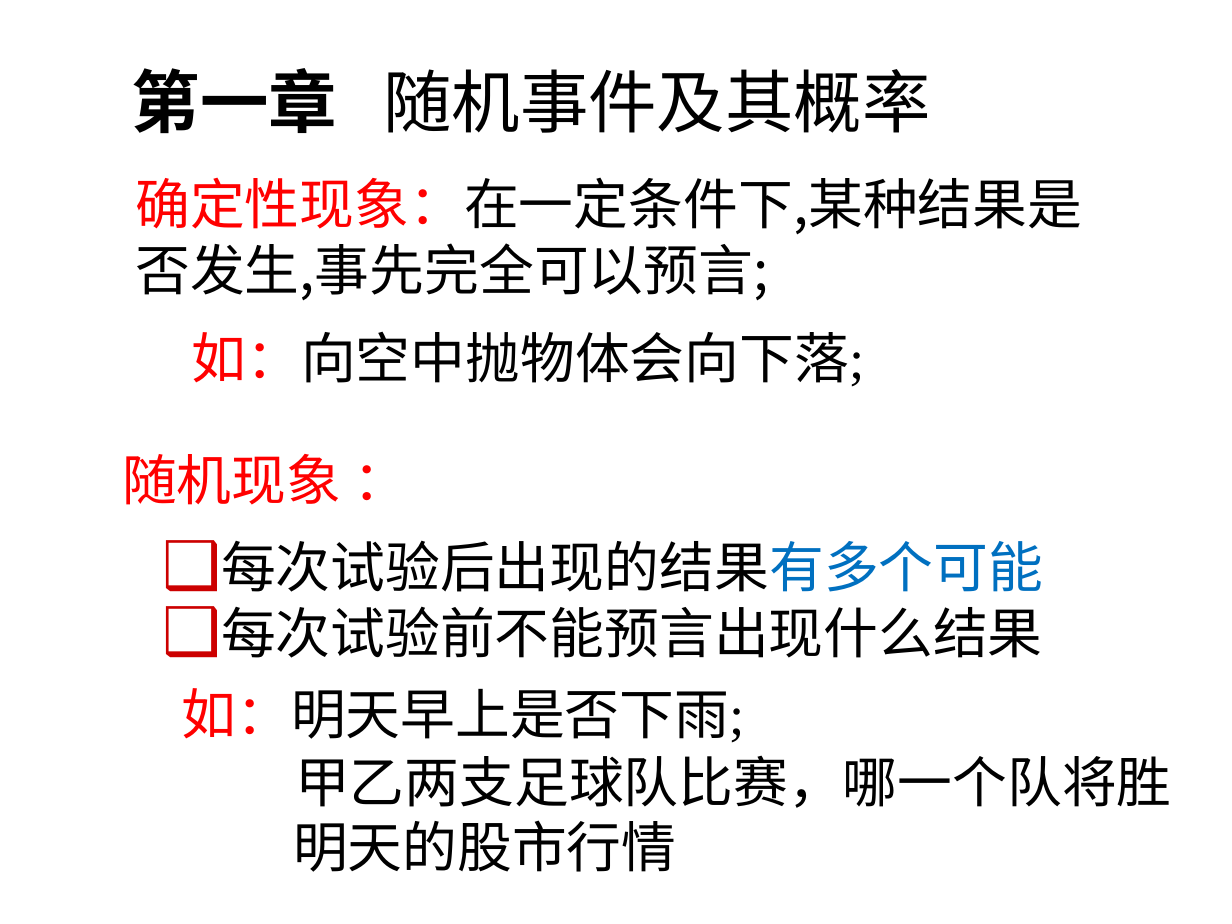
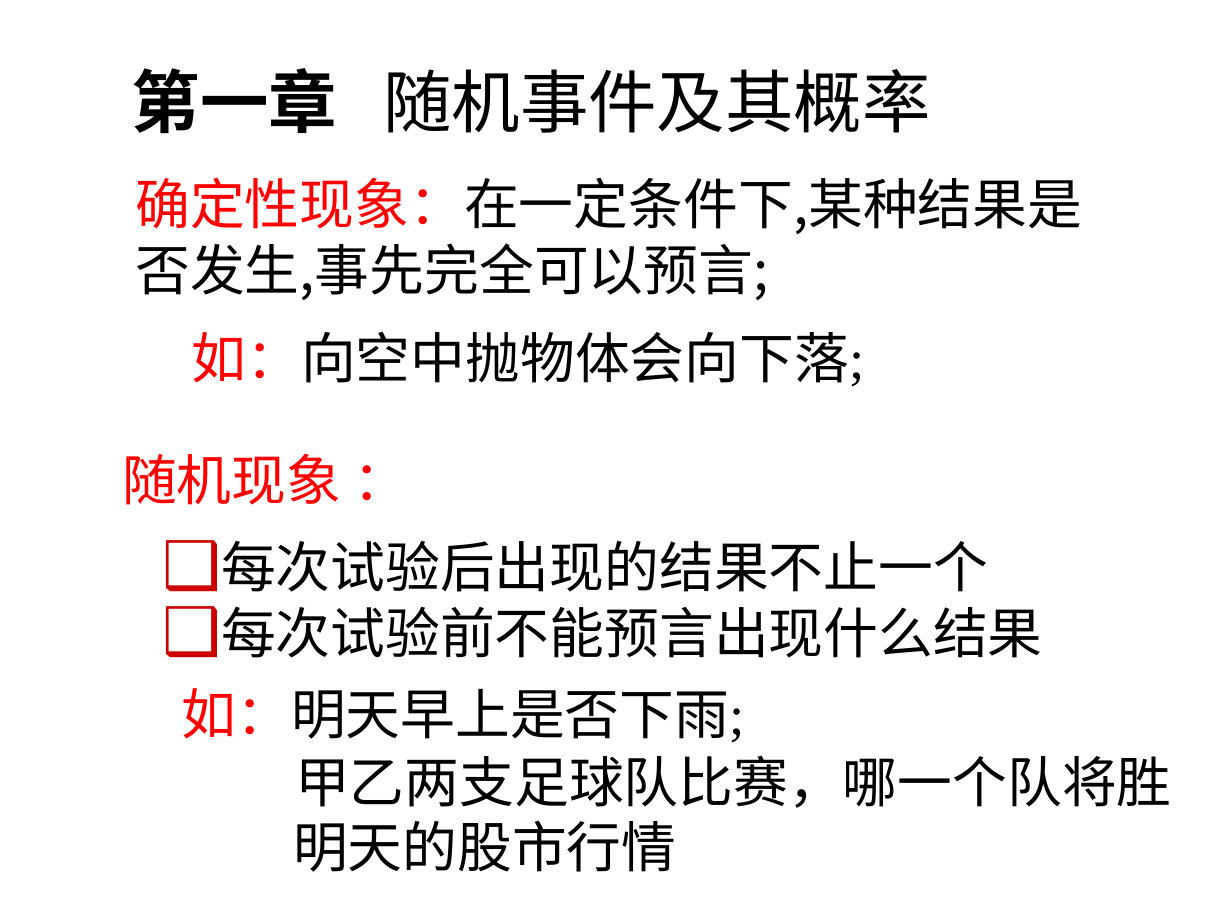
Before and after one commit to scistats/scistats.github.io, a slide deck: slide 8 of ppts/probability/01.1.ppt. Drawn at 1232x924 pixels with LibreOffice and Linux fonts; fonts in the diff are those of the drawing. Boxes give left, top, right and bottom in pixels: in the first picture for what was removed or moved away, otherwise in the second. Text is boxed around its words. In the diff, an @@ line names an element or a change of style, - is before the commit and + after.

```diff
--- a/ppts/probability/01.1.ppt
+++ b/ppts/probability/01.1.ppt
@@ text at (221, 540, 988, 592): text changed @@
-❑ 每次试验后出现的结果有多个可能
+❑ 每次试验后出现的结果不止一个
```
Also in this commit, not shown: 8 other slides changed, 6 other files.
